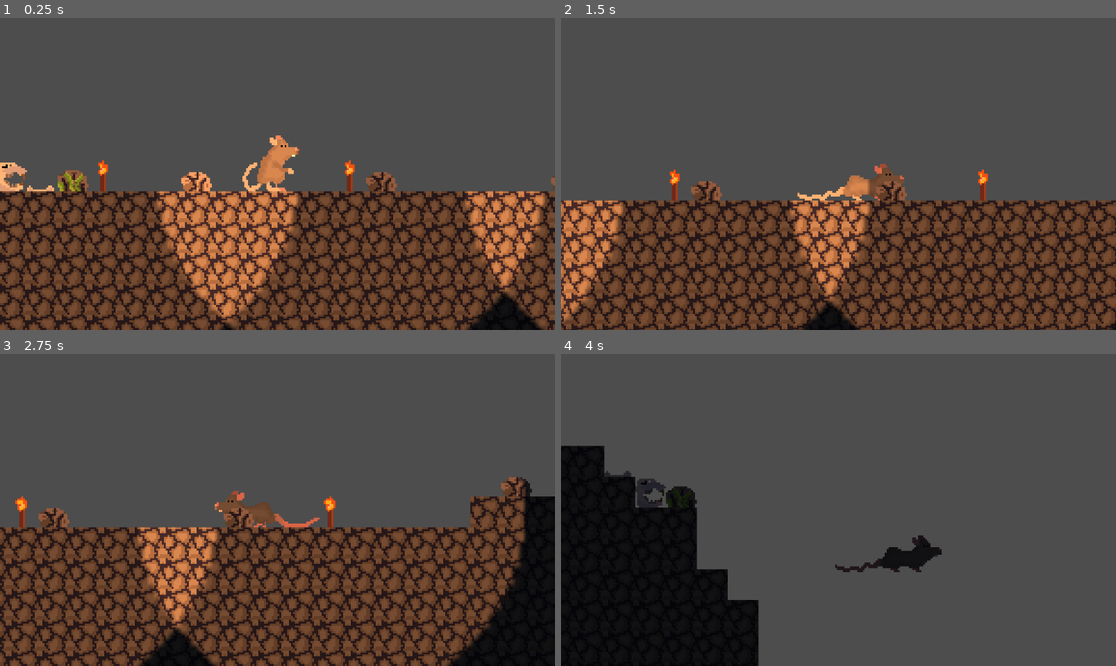
Above: before the commit, frames 1-4 (two rows, left to right).
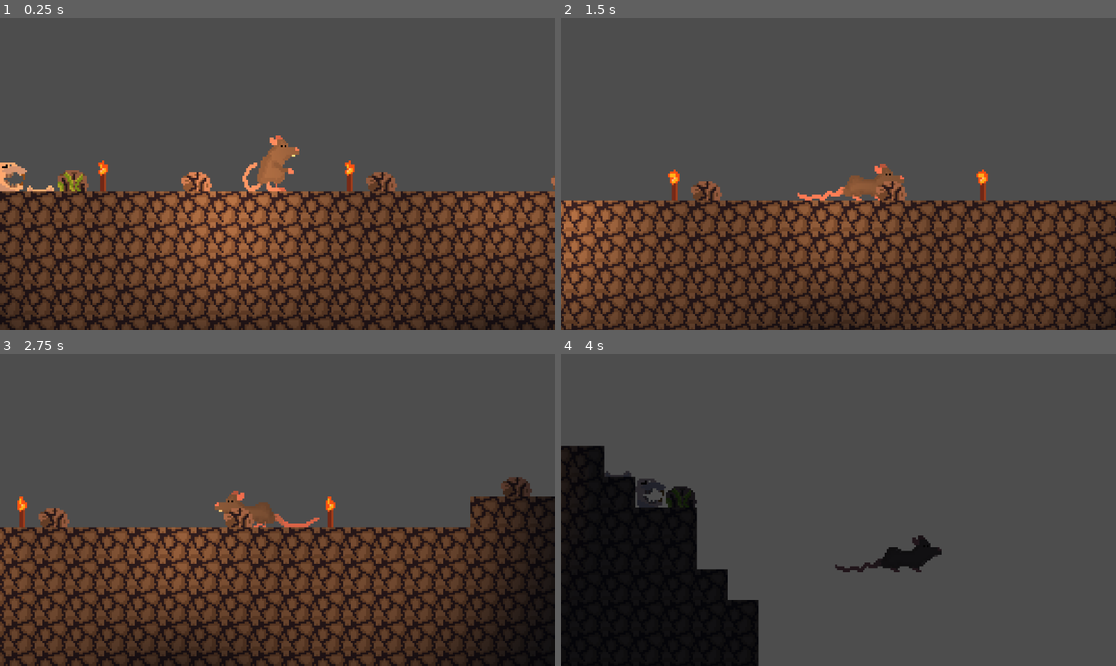
Above: after the commit, the same moments.

Repository: HaviarA1/FratThaRat
Game: Godot game, scene res://Scenes/world.tscn
The game is run twice, just before and just after one commit, with the same random seed, the same clock (stepped at 60 frames per second) and the same inputs.
Inputs:
- Up to frame 1 (0.25 s): no input
- Up to frame 2 (1.5 s): tap Enter at 0.5 s; hold D (right) from 0.53 s (still down); tap Shift (dash) at 0.6, 1.35 s; tap W (up) at 0.77 s
- Up to frame 3 (2.75 s): tap W (up) at 1.52 s; release D (right) at 2.03 s; hold A (left) from 2.03 s (still down); tap Shift (dash) at 2.1 s
- Up to frame 4 (4 s): release A (left) at 2.78 s; hold D (right) from 2.78 s (still down); tap Shift (dash) at 2.85, 3.6 s; tap W (up) at 3.02, 3.77 s

The runs differ from the first frame. In frame 1, 12% of the frame differs, in the area x 0-100%, y 37-100%; in frame 2, 7.7%; in frame 3, 9.7%; in frame 4, less than 0.1%.

Commit message:
Torch particles

Diff:
--- a/Scenes/torch.tscn
+++ b/Scenes/torch.tscn
@@ -1,7 +1,9 @@
-[gd_scene load_steps=8 format=3 uid="uid://ohl3drhmglqu"]
+[gd_scene load_steps=15 format=3 uid="uid://ohl3drhmglqu"]
 
 [ext_resource type="Texture2D" uid="uid://cdlgx0h8065m4" path="res://Assets/Textures/torch.png" id="1_wced7"]
-[ext_resource type="Texture2D" uid="uid://cxwveexpf3oiw" path="res://Assets/Textures/light_alpha.png" id="2_h1t0l"]
+[ext_resource type="Script" uid="uid://bhk3ft6xrlwum" path="res://Scripts/torch.gd" id="2_beu3c"]
+[ext_resource type="Texture2D" uid="uid://t1e01i7a03bw" path="res://Assets/Textures/white_alpha.png" id="2_h1t0l"]
+[ext_resource type="Texture2D" uid="uid://cxwveexpf3oiw" path="res://Assets/Textures/light_alpha.png" id="4_spjw2"]
 
 [sub_resource type="AtlasTexture" id="AtlasTexture_h1t0l"]
 atlas = ExtResource("1_wced7")
@@ -39,13 +41,54 @@
 "speed": 7.0
 }]
 
+[sub_resource type="Curve" id="Curve_kg6dd"]
+_limits = [-1.0, 1.0, 0.0, 1.0]
+_data = [Vector2(0.0075757504, -0.34831464), 0.0, 0.0, 0, 0, Vector2(1, 1), 0.0, 0.0, 0, 0]
+point_count = 2
+
+[sub_resource type="CurveTexture" id="CurveTexture_7ufd5"]
+curve = SubResource("Curve_kg6dd")
+
+[sub_resource type="Curve" id="Curve_05x6m"]
+_data = [Vector2(0, 0.04494381), 0.0, 0.0, 0, 0, Vector2(0.50757575, 0.06741583), 0.0, 0.0, 0, 0, Vector2(1, 0.078651786), 0.0, 0.0, 0, 0]
+point_count = 3
+
+[sub_resource type="CurveTexture" id="CurveTexture_d43v6"]
+curve = SubResource("Curve_05x6m")
+
+[sub_resource type="ParticleProcessMaterial" id="ParticleProcessMaterial_e64sw"]
+particle_flag_disable_z = true
+angle_min = -67.79999
+angle_max = -67.79999
+gravity = Vector3(0, 98, 0)
+linear_accel_min = -2.2351742e-06
+linear_accel_max = 8.239998
+radial_accel_min = -2.2351742e-06
+radial_accel_max = -2.2351742e-06
+scale_min = 0.0
+scale_curve = SubResource("CurveTexture_d43v6")
+color = Color(1, 0.31764707, 0.16470589, 1)
+hue_variation_min = 0.009999977
+hue_variation_max = 0.15999997
+hue_variation_curve = SubResource("CurveTexture_7ufd5")
+
 [node name="Torch" type="AnimatedSprite2D"]
 texture_filter = 1
 sprite_frames = SubResource("SpriteFrames_7ufd5")
 autoplay = "default"
-frame_progress = 0.33894956
+frame_progress = 0.7846403
+script = ExtResource("2_beu3c")
 
 [node name="PointLight2D" type="PointLight2D" parent="."]
 color = Color(0.94934934, 0.5576427, 0.28820735, 1)
 texture = ExtResource("2_h1t0l")
-texture_scale = 3.15
+texture_scale = 0.5
+
+[node name="Ashes" type="GPUParticles2D" parent="."]
+position = Vector2(0, -6)
+emitting = false
+amount = 1
+texture = ExtResource("4_spjw2")
+one_shot = true
+randomness = 1.0
+process_material = SubResource("ParticleProcessMaterial_e64sw")
--- /dev/null
+++ b/Scripts/torch.gd
@@ -0,0 +1,15 @@
+extends AnimatedSprite2D
+@onready var ashes: GPUParticles2D = $Ashes
+
+
+# Called when the node enters the scene tree for the first time.
+func _ready() -> void:
+	pass
+
+
+
+# Called every frame. 'delta' is the elapsed time since the previous frame.
+func _process(delta: float) -> void:
+	var randi = RandomNumberGenerator.new().randi_range(1, 200)
+	if randi == 100:
+		ashes.emitting = true
Not shown, added: Assets/Textures/white_alpha.png.import
Not shown, added: Scripts/torch.gd.uid
